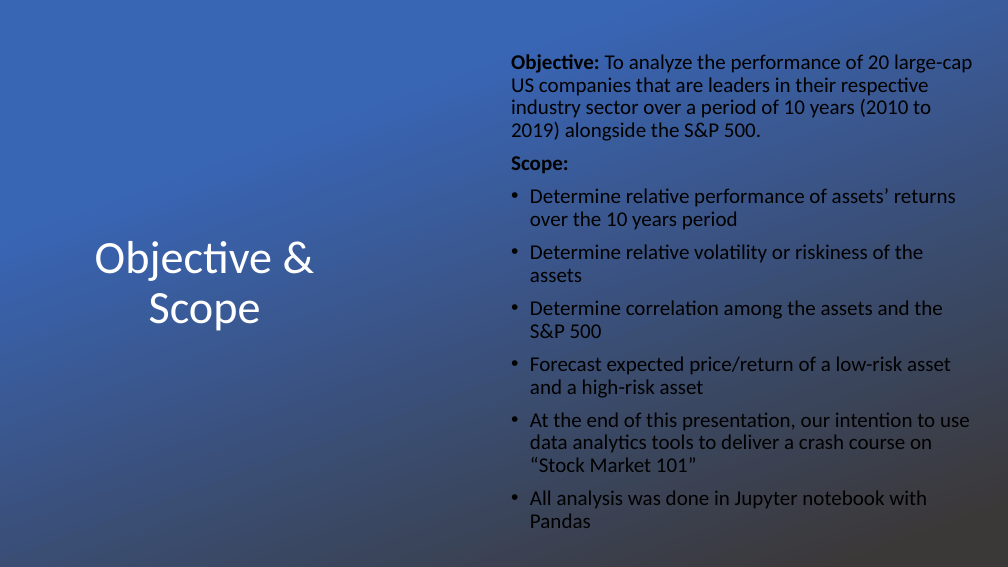
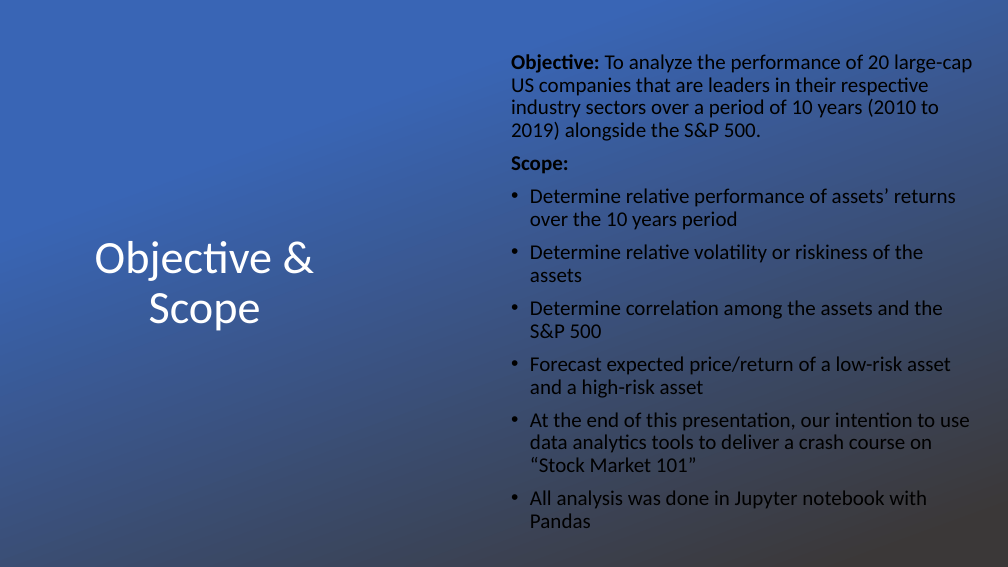
Before and after one commit to claybeaver/Group9_Project1, a slide deck: slide 2 of Final_Presentation.pptx. Drawn at 1008x567 pixels with LibreOffice and Linux fonts; fonts in the diff are those of the drawing; background and template pictures are left out. Boxes give left, top, right and bottom in pixels: in the first picture for what was removed or moved away, otherwise in the second. Text is boxed around its words. In the diff, an @@ line names an element or a change of style, - is before the commit and + after.

```diff
--- a/Final_Presentation.pptx
+++ b/Final_Presentation.pptx
@@ text at bbox=[511, 54, 972, 141]: text changed @@
-Objective: To analyze the performance of 20 large-cap US companies that are leaders in their respective industry sector over a period of 10 years (2010 to 2019) alongside the S&P 500.
+Objective: To analyze the performance of 20 large-cap US companies that are leaders in their respective industry sectors over a period of 10 years (2010 to 2019) alongside the S&P 500.
```
Also in this commit, not shown: 4 other slides changed, 5 other files.
